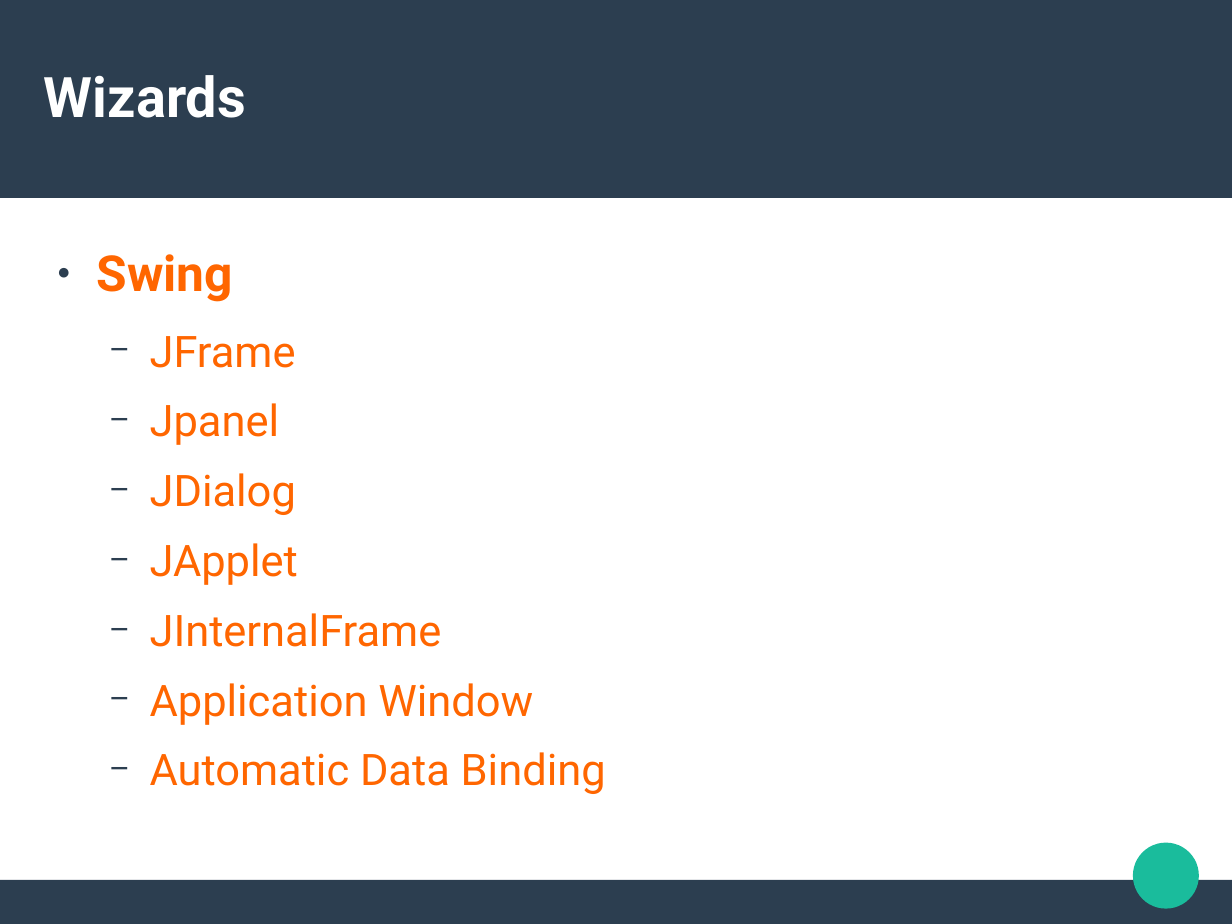
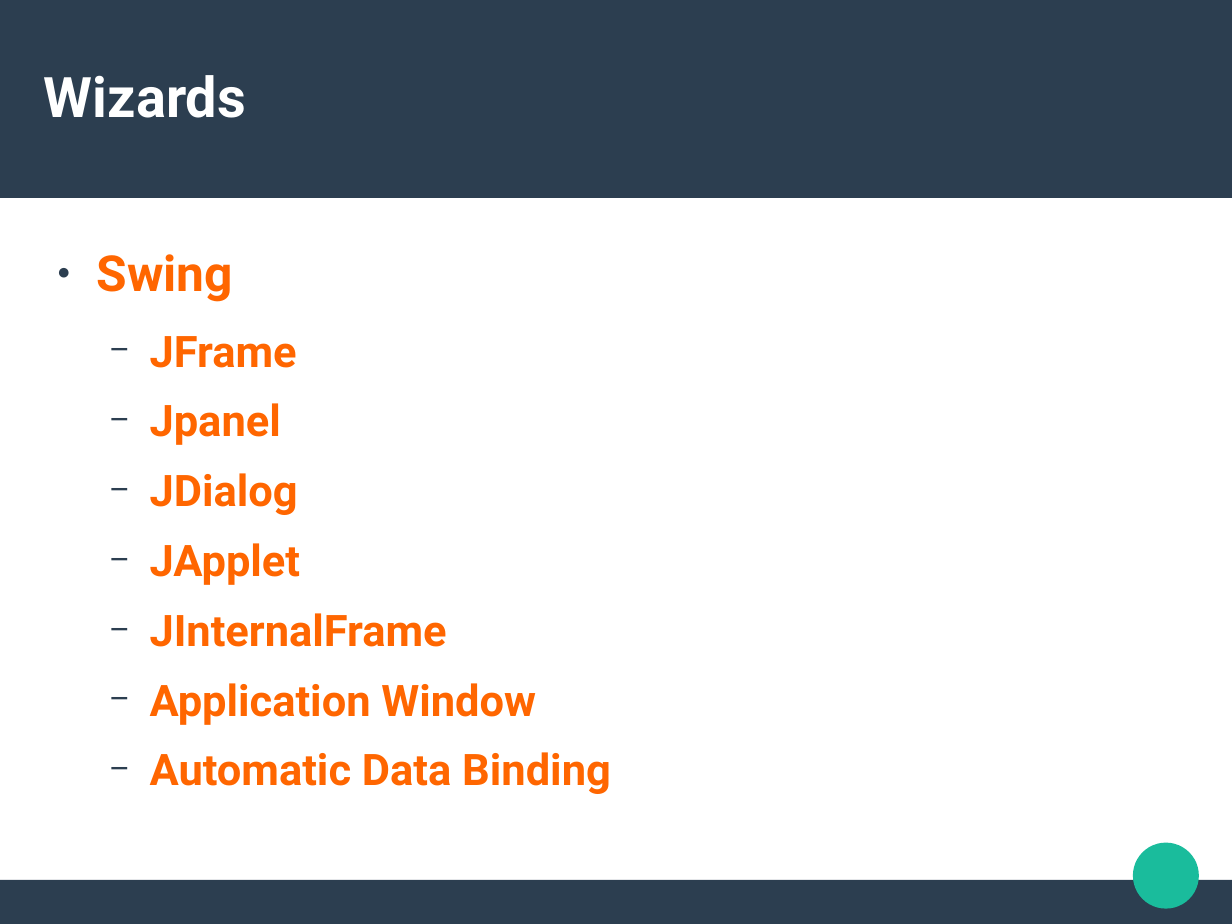
Before and after one commit to alu0100881677/PAI-WindowBuilder, a slide deck: slide 8 of Presentacion.odp. Drawn at 1232x924 pixels with LibreOffice and Linux fonts; fonts in the diff are those of the drawing. Boxes give left, top, right and bottom in pixels: in the first picture for what was removed or moved away, otherwise in the second. Text is boxed around its words. In the diff, an @@ line names an element or a change of style, - is before the commit and + after.

```diff
--- a/Presentacion.odp
+++ b/Presentacion.odp
@@ text at <box>150,336,611,794</box>: bold on @@
```
Also in this commit, not shown: 4 other slides changed, 2 other files.
